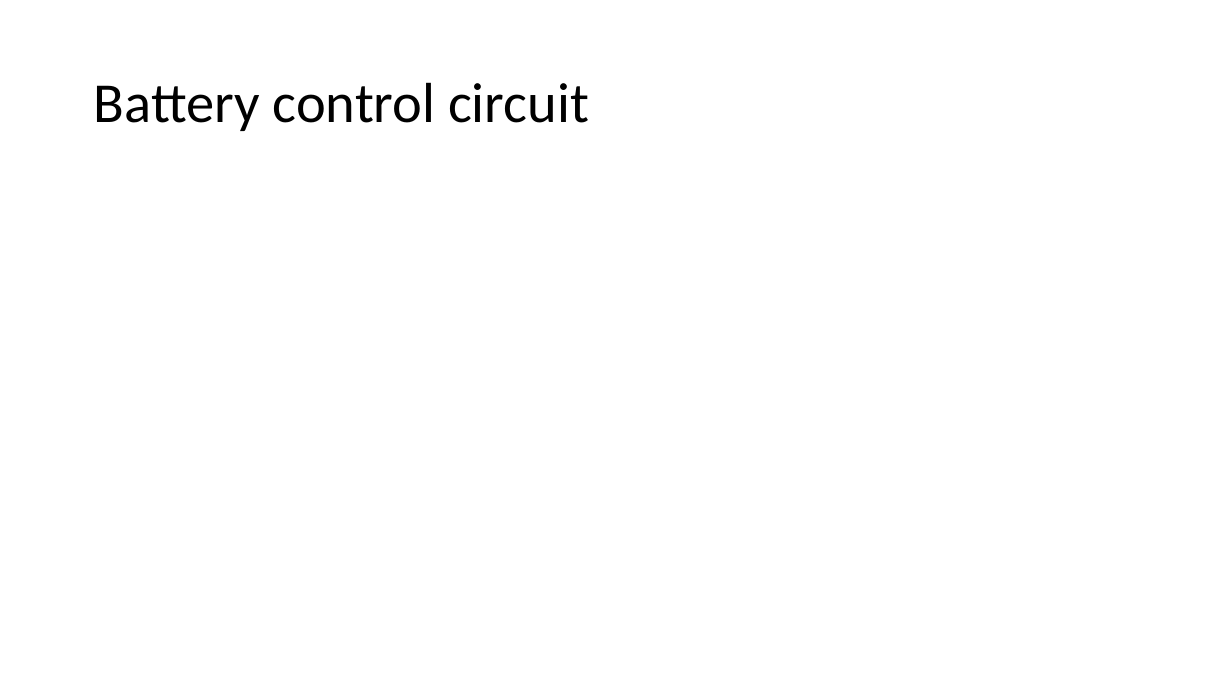
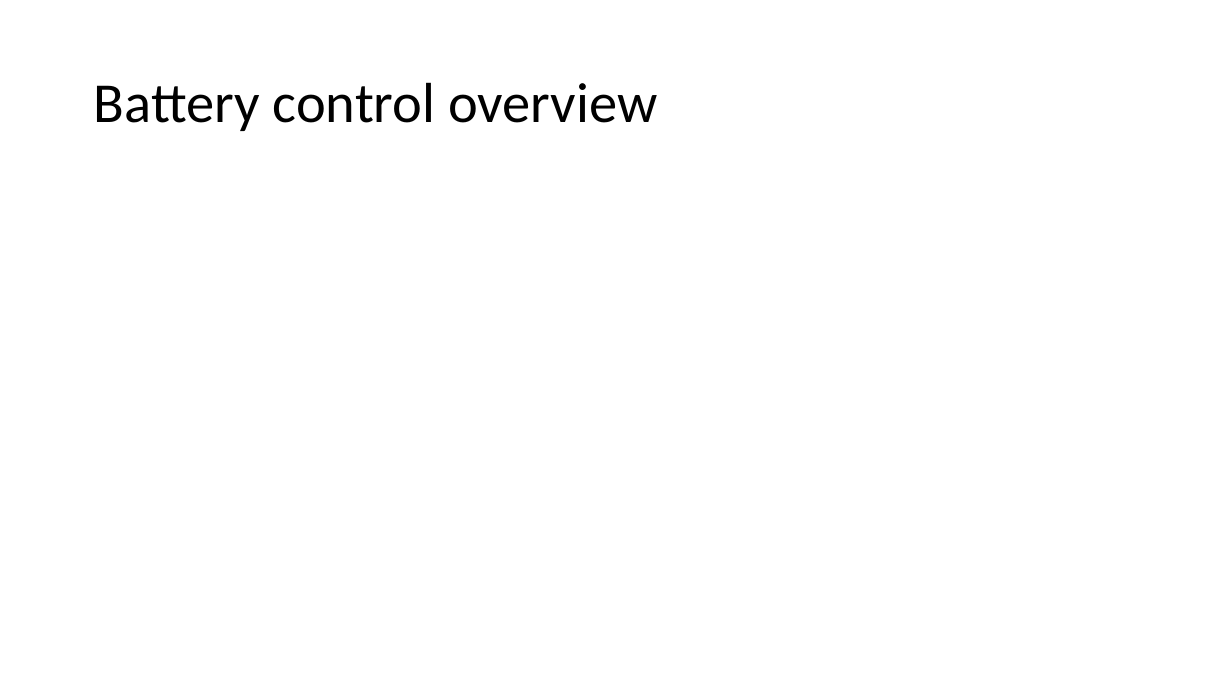
Before and after one commit to Ionsto/L2-DESIGN, a slide deck: slide 10 of PRESENTATION/Battery.pptx (slide 7 before the commit). Drawn at 1232x693 pixels with LibreOffice and Linux fonts; fonts in the diff are those of the drawing. Boxes give left, top, right and bottom in pixels: in the first picture for what was removed or moved away, otherwise in the second. Text is boxed around its words. In the diff, an @@ line names an element or a change of style, - is before the commit and + after.

Commit message:
Pulled better battery from poor merge

```diff
--- a/PRESENTATION/Battery.pptx
+++ b/PRESENTATION/Battery.pptx
@@ title at [94,82,657,131]: text changed @@
-Battery control circuit
+Battery control overview
```
Also in this commit, not shown: 1 other slide changed, 7 slides added.
